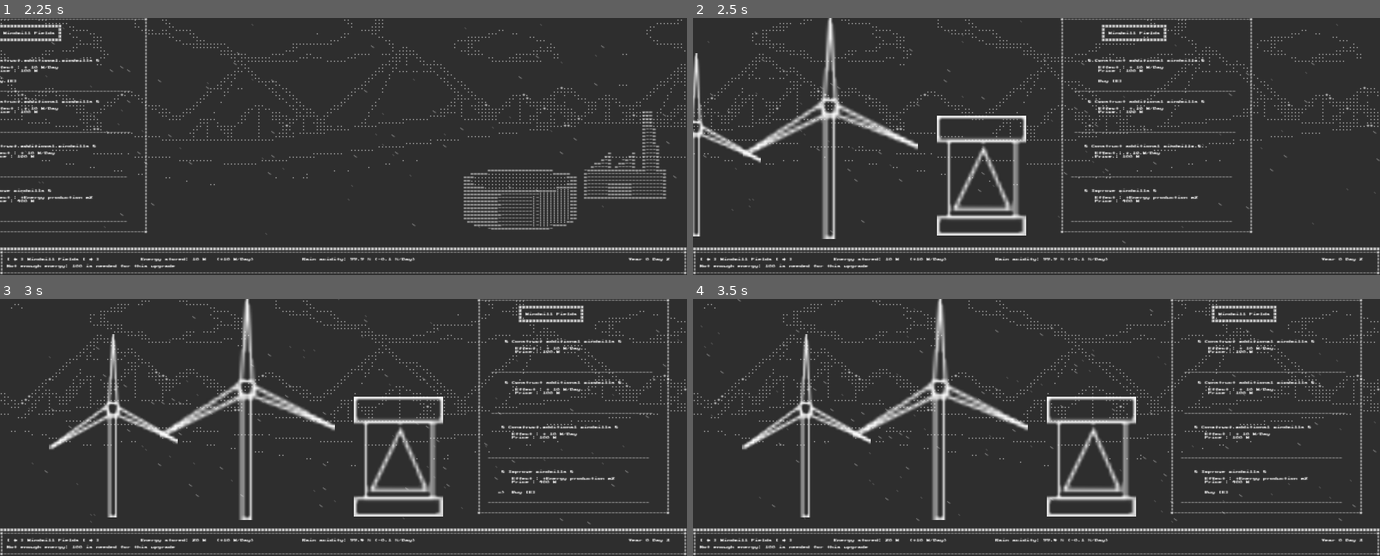
Above: before the commit, frames 1-4 (two rows, left to right).
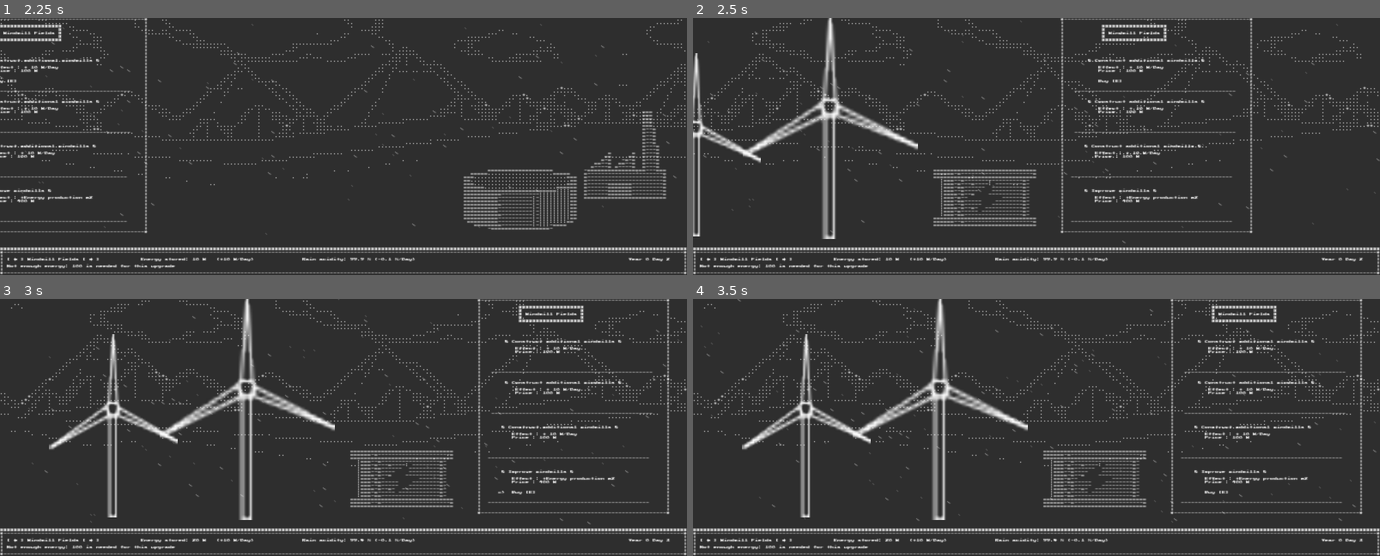
Above: after the commit, the same moments.

Repository: CreaJeu/terraforming-venus
Game: Godot game, scene res://scenes/main_menu.tscn
Same seed, same stepped clock (60 frames per second), same inputs: the game is played once before the commit and once after it.
Inputs:
- Up to frame 1 (2.25 s): tap Enter at 0.5 s; hold D (right) 0.53-1.28 s; tap E (ok) at 0.6, 2.1 s; hold S (down) 1.28-2.03 s; tap Space (start) at 1.35, 2 s; hold D (right) from 2.03 s (still down)
- Up to frame 2 (2.5 s): keep holding D (right)
- Up to frame 3 (3 s): release D (right) at 2.78 s; hold Z (up) from 2.78 s (still down); tap Space (start) at 2.85 s
- Up to frame 4 (3.5 s): keep holding Z (up)

Frame 1 is identical in both runs. In frame 2, 2.5% of the frame differs, in the area x 35-50%, y 38-85%; in frame 3, 2.5%, in the area x 51-66%, y 38-85%; in frame 4, 2.5%.

Commit message:
transformateur V2 art

Diff:
--- a/scenes/main.tscn
+++ b/scenes/main.tscn
@@ -11,7 +11,6 @@
 [ext_resource type="Script" uid="uid://r4s2py4tgcmh" path="res://scripts/landscape.gd" id="5_0ld40"]
 [ext_resource type="Script" uid="uid://tt4imcuxn1kh" path="res://scripts/OurCamera.gd" id="5_o6xl0"]
 [ext_resource type="Script" uid="uid://ceei3rsw4qpjx" path="res://scripts/upgrades/upgrade_applyer.gd" id="6_jkv2x"]
-[ext_resource type="Texture2D" uid="uid://7ma0qjwnwmwr" path="res://assets/transformateur.svg" id="8_85g3d"]
 [ext_resource type="PackedScene" uid="uid://cyjcgnixmq7si" path="res://scenes/upgrades/upgrade_more_bacteria.tscn" id="9_a8y0u"]
 [ext_resource type="PackedScene" uid="uid://bt75dqc0het1a" path="res://scenes/upgrades/upgrade_better_bacteria.tscn" id="10_jkv2x"]
 [ext_resource type="PackedScene" uid="uid://cagmf1j2ietoh" path="res://scenes/upgrades/upgrade_super_bacteria.tscn" id="11_jbj1t"]
@@ -119,10 +118,6 @@
 script = ExtResource("6_jkv2x")
 price = 400
 
-[node name="Transformateur" type="Sprite2D" parent="Windmills" unique_id=240555462]
-position = Vector2(116, 46)
-texture = ExtResource("8_85g3d")
-
 [node name="Eolienne" type="Sprite2D" parent="Windmills" unique_id=1359826047]
 position = Vector2(72, 32)
 texture = ExtResource("3_jyhfs")
@@ -131,6 +126,57 @@
 position = Vector2(33, 37)
 scale = Vector2(0.7352941, 0.8230769)
 texture = ExtResource("3_jyhfs")
+
+[node name="Transformateur" type="Label" parent="Windmills" unique_id=433090939]
+offset_left = 102.0
+offset_top = 44.0
+offset_right = 137.0
+offset_bottom = 63.0
+text = "==============================
+======-=---------------------=
+==============================
+  :===--=-----------------=-
+  :===-=---=----: --------=-
+  :===-==------  ---------=-
+  :===--=----    ---------=-
+  :====-=--=    ----------=-
+  :===-=--          ------=-
+  :===-==-----    --------=-
+  :===--=-----   ---------=-
+  :====-=--=-  -----------=-
+  :===-=----- ------------=-
+  :===-==-----------------=-
+==============================
+======--=--------------------=
+=============================="
+label_settings = ExtResource("4_jbj1t")
+metadata/transparent_char = "$"
+
+[node name="TransformateurB" type="Label" parent="Windmills" unique_id=1438321234]
+visible = false
+offset_left = 102.0
+offset_top = 30.0
+offset_right = 137.0
+offset_bottom = 49.0
+text = "==============================
+======-=---------------------=
+==============================
+  :===--=-----------------=-
+  :===-=---=----: --------=-
+  :===-==------  ---------=-
+  :===--=----    ---------=-
+  :====-=--=    ----------=-
+  :===-=--          ------=-
+  :===-==-----    --------=-
+  :===--=-----   ---------=-
+  :====-=--=-  -----------=-
+  :===-=----- ------------=-
+  :===-==-----------------=-
+==============================
+======--=--------------------=
+=============================="
+label_settings = ExtResource("4_jbj1t")
+metadata/transparent_char = "$"
 
 [node name="bacteria_factory" parent="." unique_id=1136961121 instance=ExtResource("4_jyhfs")]
 position = Vector2(240, 0)
